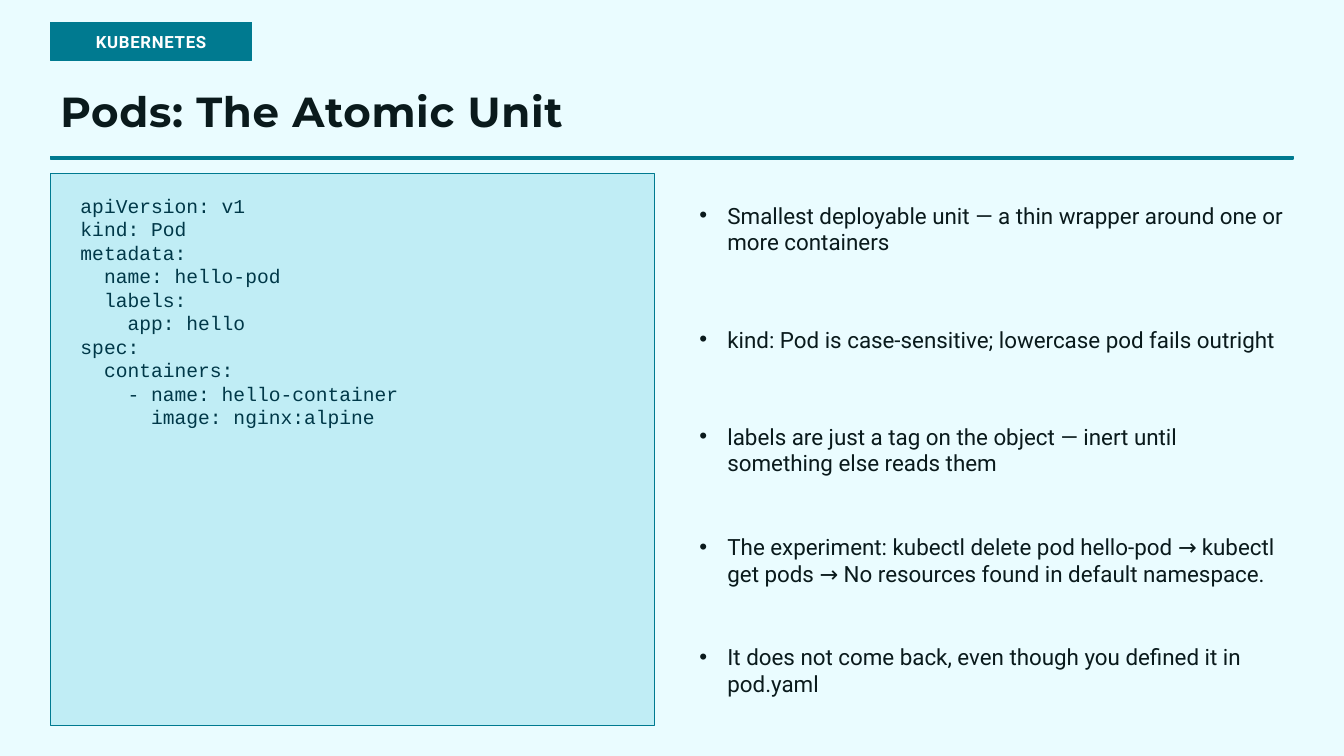
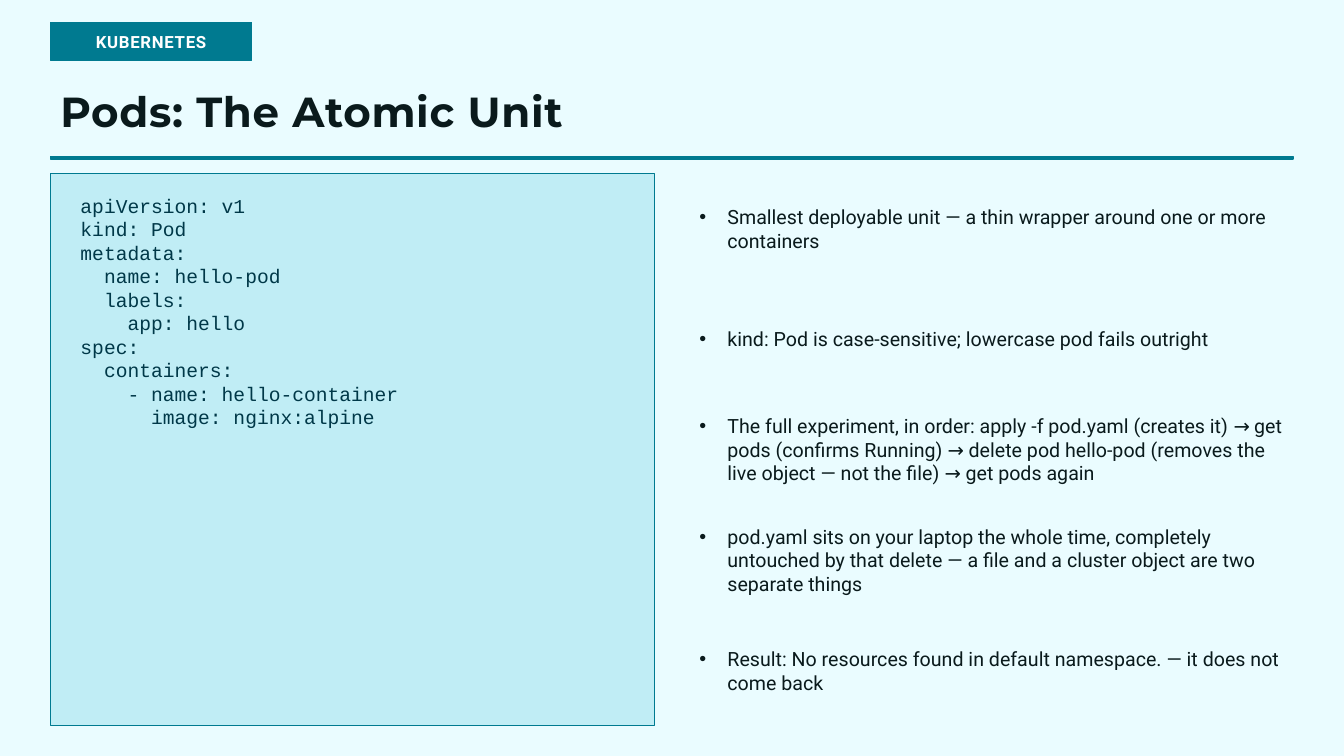
Before and after one commit to choicespecs/kube-self-learn, a slide deck: slide 13 of docs/presentations/KubernetesFundamentals/KubernetesFundamentals.pptx. Drawn at 1344x756 pixels with LibreOffice and Linux fonts; fonts in the diff are those of the drawing. Boxes give left, top, right and bottom in pixels: in the first picture for what was removed or moved away, otherwise in the second. Text is boxed around its words. In the diff, an @@ line names an element or a change of style, - is before the commit and + after.

```diff
--- a/docs/presentations/KubernetesFundamentals/KubernetesFundamentals.pptx
+++ b/docs/presentations/KubernetesFundamentals/KubernetesFundamentals.pptx
@@ text "Smallest deployable unit — a ..." at (727, 209, 1265, 249): size 16 to 14 pt @@
@@ text "kind: Pod is case-sensitive; lowercase ..." at (727, 331, 1208, 350): size 16 to 14 pt @@
@@ text at (727, 417, 1282, 485): text changed; size 16 to 14 pt @@
-• labels are just a tag on the object — inert until something else reads them
+• The full experiment, in order: apply -f pod.yaml (creates it) → get pods (confirms Running) → delete pod hello-pod (removes the live object — not the file) → get pods again
@@ text at (727, 529, 1255, 595): text changed; size 16 to 14 pt @@
-• The experiment: kubectl delete pod hello-pod → kubectl get pods → No resources found in default namespace.
+• pod.yaml sits on your laptop the whole time, completely untouched by that delete — a file and a cluster object are two separate things
@@ text at (727, 651, 1278, 691): text changed; size 16 to 14 pt @@
-• It does not come back, even though you defined it in pod.yaml
+• Result: No resources found in default namespace. — it does not come back
```
Also in this commit, not shown: 1 other slide changed, 1 other file.
